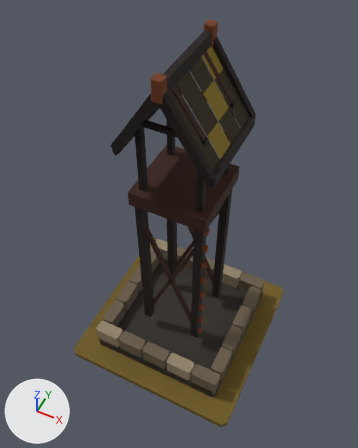
The glTF model art/tower_t1/tower_t1.glb, before and after one commit.
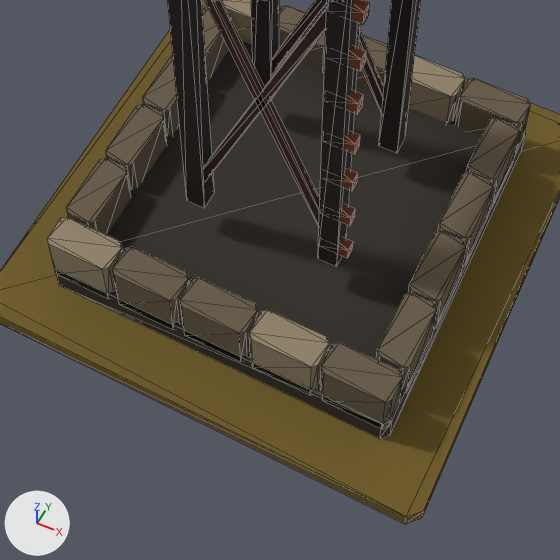
Old and new are each drawn whole from a camera (50 mm lens) standing at (0.923, -1.926, 3.595) and looking at (-0.031, -0.018, 1.21) and again close up on the part from 22% to 77% of the width and 55% to 98% of the height. Lighting does not change. The marker at lower left points along +X, +Y and +Z. The older version's two pictures come first. The close-ups show mesh edges as thin lines.

The scene before the commit, as lines of its bpy script (objects in view):
```python
me_mmr___tower___t01_architecture_mesh_001 = bpy.data.meshes.new('MMR | tower | T01 Architecture Mesh.001')
me_mmr___tower___t01_architecture_mesh_001.from_pydata(...)  # 584 vertices, 924 faces; spans x -0.5..0.5, y -0.5..0.5, z 0.0..2.38
me_mmr___tower___t01_architecture_mesh_001.materials.append(mat_mmr___shared_palette_atlas)  # picture img_mmr_shared_color_palette_64
me_mmr___tower___tier_01_ground_mesh_001 = bpy.data.meshes.new('MMR | tower | Tier 01 Ground Mesh.001')
me_mmr___tower___tier_01_ground_mesh_001.from_pydata(...)  # 16 vertices, 28 faces; spans x -0.65..0.65, y -0.65..0.65, z -0.05..0.0
me_mmr___tower___tier_01_ground_mesh_001.materials.append(mat_mmr___shared_palette_atlas)  # picture img_mmr_shared_color_palette_64
ob_mmr___tower___t01_architecture_001 = bpy.data.objects.new('MMR | tower | T01 Architecture.001', me_mmr___tower___t01_architecture_mesh_001)
ob_mmr___tower___t01_architecture_001.location = (0.0, 0.0, 0.05)
ob_mmr___tower___tier_01_ground_001 = bpy.data.objects.new('MMR | tower | Tier 01 Ground.001', me_mmr___tower___tier_01_ground_mesh_001)
ob_mmr___tower___tier_01_ground_001.location = (0.0, 0.0, 0.05)
```
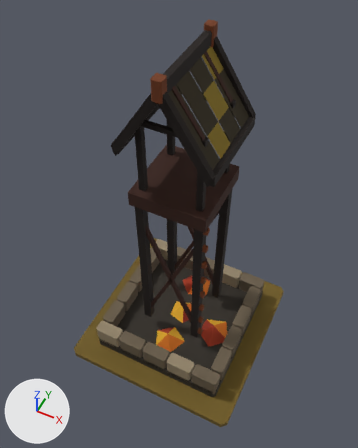
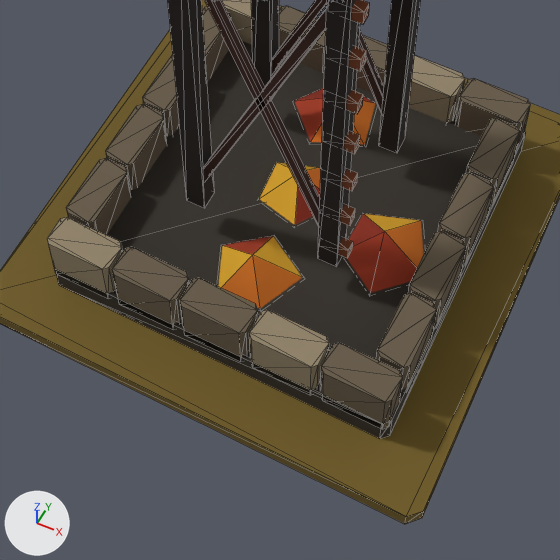
Location of each change, (x1, y1, x2, y2) in pixels of the close-ups (560 x 560 px):
'MMR | tower | T01 Autumn Dressing.001', added
    after: (218, 88, 423, 308)

What the commit changed:
Mesh me_mmr___tower___t01_autumn_dressing_001 is new.
It has 24 vertices, 20 faces and spans x -0.156..0.427, y -0.369..0.407, z 0.085..0.185.
It uses material mat_mmr___shared_palette_atlas (picture img_mmr_shared_color_palette_64).
Object 'MMR | tower | T01 Autumn Dressing.001' (ob_mmr___tower___t01_autumn_dressing_001) is new; it shows me_mmr___tower___t01_autumn_dressing_001.
Its location is (0.0, 0.0, 0.05).
